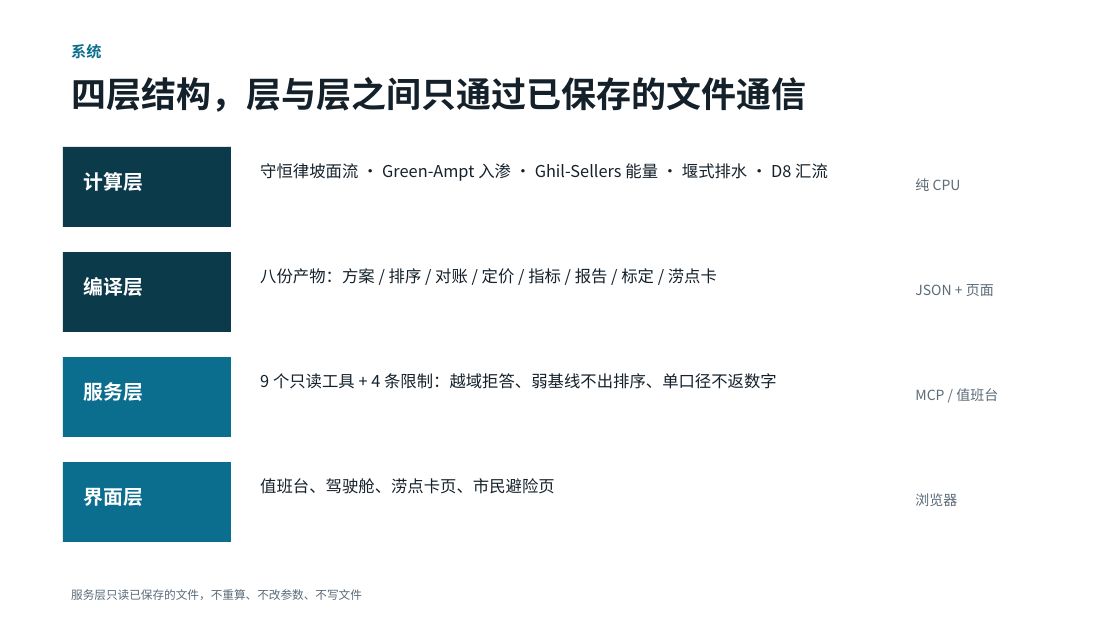
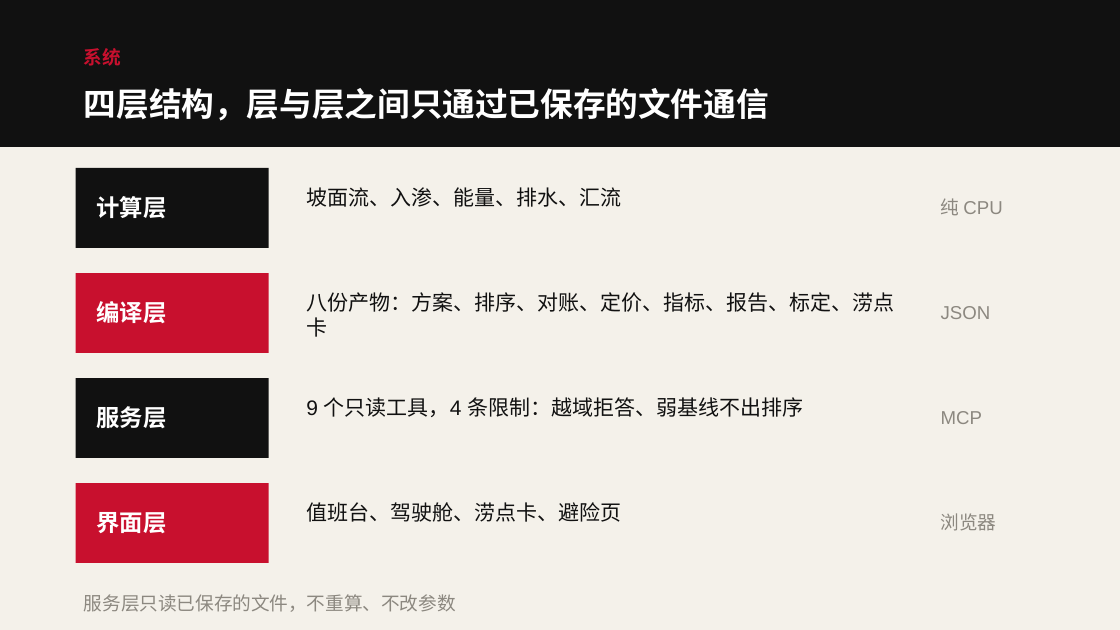
Before and after one commit to toki0413/typhoeus, a slide deck: slide 4 of docs/demo/typhoeus-demo.pptx. Drawn at 1120x630 pixels with LibreOffice and Linux fonts; fonts in the diff are those of the drawing. Boxes give left, top, right and bottom in pixels: in the first picture for what was removed or moved away, otherwise in the second. Text is boxed around its words. In the diff, an @@ line names an element or a change of style, - is before the commit and + after.

```diff
--- a/docs/demo/typhoeus-demo.pptx
+++ b/docs/demo/typhoeus-demo.pptx
@@ rectangle added at [0,0,1120,630], fill #F4F1EA @@
@@ rectangle added at [0,0,1120,147], fill #111111 @@
@@ text "系统": place and size @@
-text "系统" at [71,44,101,59]
+text "系统" at [84,48,121,66]
@@ text "系统" at [84,48,121,66]: size 13 to 16 pt, font Noto Sans CJK SC to Arial, text colour #0B6E8F to #C8102E @@
@@ text "四层结构，层与层之间只通过已保存的文件通信": place and size @@
-text "四层结构，层与层之间只通过已保存的文件通信" at [71,77,806,112]
+text "四层结构，层与层之间只通过已保存的文件通信" at [84,88,769,121]
@@ text "四层结构，层与层之间只通过已保存的文件通信" at [84,88,769,121]: size 30 to 28 pt, font Noto Sans CJK SC to Arial, text colour #14212B to #FFFFFF @@
@@ rectangle: place and size @@
-rectangle at [63,147,231,227]
+rectangle at [76,168,269,248]
@@ rectangle at [76,168,269,248]: fill #0B3B4A to #111111 @@
@@ text "计算层": place and size @@
-text "计算层" at [84,172,144,191]
+text "计算层" at [96,196,166,218]
@@ text at [306,187,621,207]: text changed; size 14 to 18 pt; font Noto Sans CJK SC to Arial; text colour #14212B to #111111 @@
-守恒律坡面流 · Green-Ampt 入渗 · Ghil-Sellers 能量 · 堰式排水 · D8 汇流
+坡面流、入渗、能量、排水、汇流
@@ text "纯 CPU": place and size @@
-text "纯 CPU" at [915,178,961,191]
+text "纯 CPU" at [941,198,1002,215]
@@ text "纯 CPU" at [941,198,1002,215]: size 12 to 16 pt, font Noto Sans CJK SC to Arial, text colour #5B6B78 to #8C8880 @@
@@ rectangle: place and size @@
-rectangle at [63,252,231,332]
+rectangle at [76,273,269,353]
@@ rectangle at [76,273,269,353]: fill #0B3B4A to #C8102E @@
@@ text "编译层": place and size @@
-text "编译层" at [84,277,144,296]
+text "编译层" at [96,301,166,323]
@@ text at [306,292,894,337]: text changed; size 14 to 18 pt; font Noto Sans CJK SC to Arial; text colour #14212B to #111111 @@
-八份产物：方案 / 排序 / 对账 / 定价 / 指标 / 报告 / 标定 / 涝点卡
+八份产物：方案、排序、对账、定价、指标、报告、标定、涝点卡
@@ text at [941,306,991,319]: text changed; size 12 to 16 pt; font Noto Sans CJK SC to Arial; text colour #5B6B78 to #8C8880 @@
-JSON + 页面
+JSON
@@ rectangle: place and size @@
-rectangle at [63,357,231,437]
+rectangle at [76,378,269,458]
@@ rectangle at [76,378,269,458]: fill #0B6E8F to #111111 @@
@@ text "服务层": place and size @@
-text "服务层" at [84,382,144,401]
+text "服务层" at [96,406,166,428]
@@ text at [306,397,803,417]: text changed; size 14 to 18 pt; font Noto Sans CJK SC to Arial; text colour #14212B to #111111 @@
-9 个只读工具 + 4 条限制：越域拒答、弱基线不出排序、单口径不返数字
+9 个只读工具，4 条限制：越域拒答、弱基线不出排序
@@ text at [941,411,982,424]: text changed; size 12 to 16 pt; font Noto Sans CJK SC to Arial; text colour #5B6B78 to #8C8880 @@
-MCP / 值班台
+MCP
@@ rectangle: place and size @@
-rectangle at [63,462,231,542]
+rectangle at [76,483,269,563]
@@ rectangle at [76,483,269,563]: fill #0B6E8F to #C8102E @@
@@ size 17 to 20 pt, font Noto Sans CJK SC to Arial in 4 elements at [96,196,166,218], [96,301,166,323], [96,406,166,428], [96,512,166,533] @@
@@ text "界面层": place and size @@
-text "界面层" at [84,487,144,506]
+text "界面层" at [96,512,166,533]
@@ text at [306,502,621,522]: text changed; size 14 to 18 pt; font Noto Sans CJK SC to Arial; text colour #14212B to #111111 @@
-值班台、驾驶舱、涝点卡页、市民避险页
+值班台、驾驶舱、涝点卡、避险页
@@ text "浏览器" at [941,513,997,531]: size 12 to 16 pt, font Noto Sans CJK SC to Arial, text colour #5B6B78 to #8C8880 @@
@@ text "浏览器": place and size @@
-text "浏览器" at [915,493,957,506]
+text "浏览器" at [941,513,997,531]
@@ text at [84,594,456,612]: text changed; size 10 to 16 pt; font Noto Sans CJK SC to Arial; text colour #5B6B78 to #8C8880 @@
-服务层只读已保存的文件，不重算、不改参数、不写文件
+服务层只读已保存的文件，不重算、不改参数
```
Also in this commit, not shown: 12 other slides changed, 9 other files.
